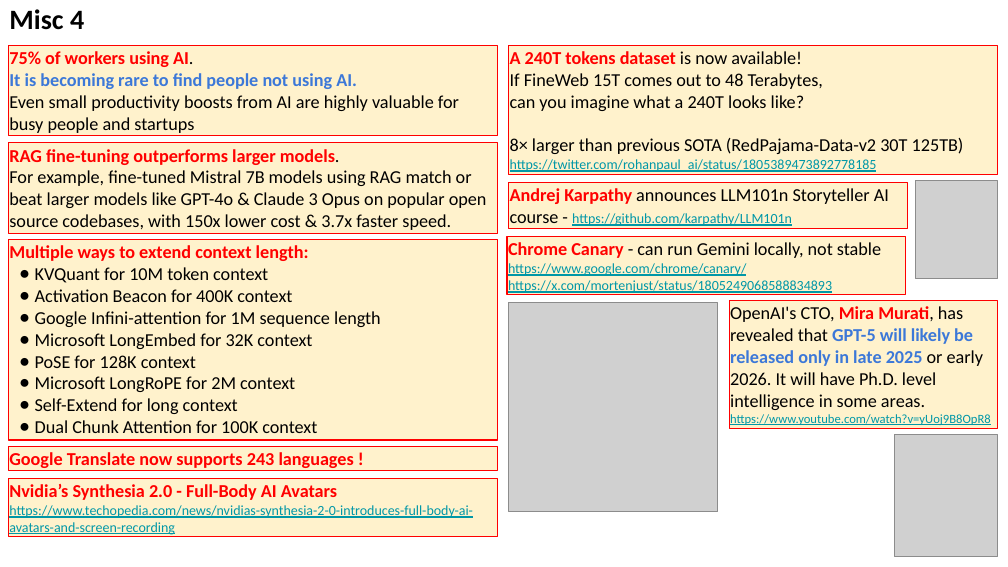
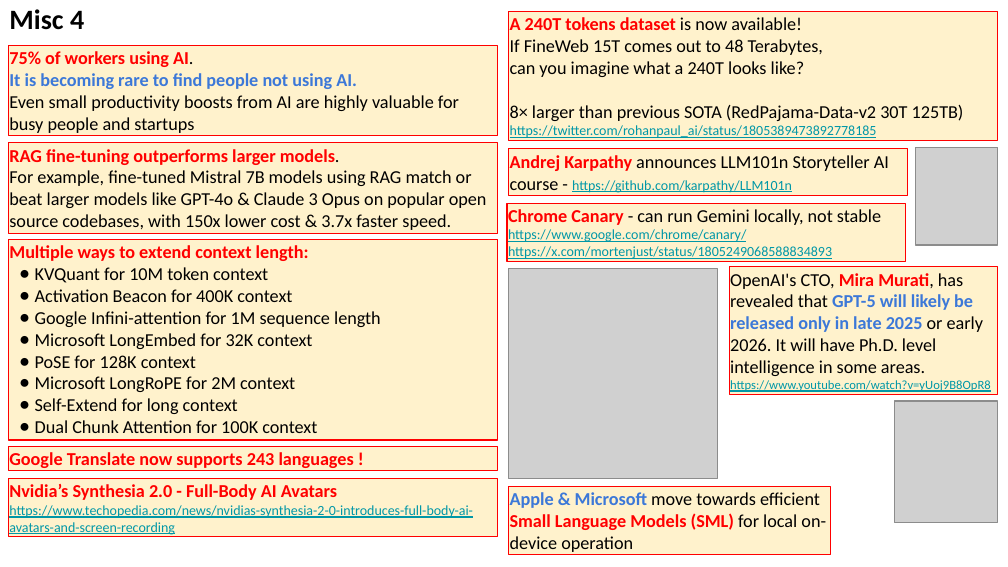
Before and after one commit to lselector/seminar, a slide deck: slide 8 of 2024/2024-06-28-AI-Updates.pptx. Drawn at 1008x567 pixels with LibreOffice and Linux fonts; fonts in the diff are those of the drawing; grey boxes stand for pictures. Boxes give left, top, right and bottom in pixels: in the first picture for what was removed or moved away, otherwise in the second. Text is boxed around its words. In the diff, an @@ line names an element or a change of style, - is before the commit and + after.

```diff
--- a/2024/2024-06-28-AI-Updates.pptx
+++ b/2024/2024-06-28-AI-Updates.pptx
@@ 4 rectangles, 3 pictures: place and size @@
-4 rectangles, 3 pictures at [507, 45, 998, 556]
+4 rectangles, 3 pictures at [507, 12, 998, 523]
@@ rectangle added at [509, 486, 832, 554], fill #FFF2CC, outline #FF0000 0.75 pt, 13 pt, text #000000 @@
+Apple & Microsoft move towards efficient Small Language Models (SML) for local on-device operation
```
Also in this commit, not shown: 3 other slides changed.
